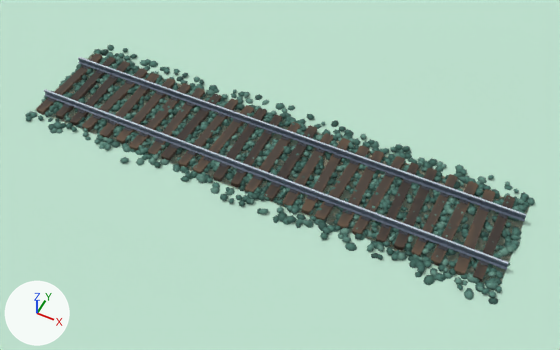
The Blender file blender/files/rail.blend as it was, and as the next commit left it.
Before and after are seen from a 50 mm lens placed at (5.96, -11.27, 13.56), pointed at (0.43, -0.21, -0.26). The lights are fixed; the arrows at lower left show +X, +Y and +Z. The first picture is the older version.

Objects in the first picture: '_ground', 'pebbles', 'rail.001', 'rail.002', 'rail_top', 'sleeper.010', 'sleeper.017', 'sleeper.018', 'sleeper.019', 'sleeper.021', 'sleeper.023', 'sleeper.024' and 21 more.
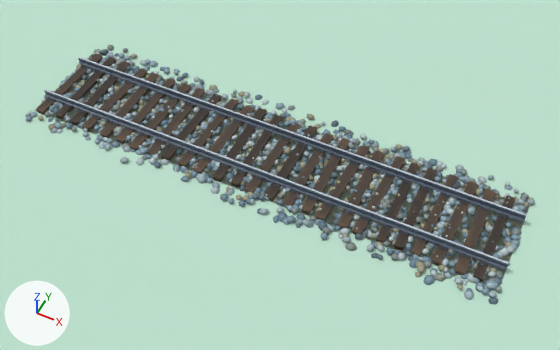
Boxes (x1, y1, x2, y2) around the edits, measured in the pictures (560 x 350 px; the box of a moved part takes in the faces that stretch with it):
'pebbles', recoloured: (25, 45, 535, 305) in both
part 2 of me_sleeper_023, moved or reshaped: before (431, 184, 478, 265); after (431, 181, 478, 266)

Diff of the bpy script that builds the scene:
```diff
--- a/blender/files/rail.blend.py
+++ b/blender/files/rail.blend.py
@@ me_pebbles @@
 me_pebbles.from_pydata(...)  # 22824 vertices, 38040 faces; spans x -6.1..6.08, y -1.8..1.84, z -0.09..0.13
 # used by ob_pebbles; parent = ob_rail; location = (0.0, 0.0, 0.0)
+# me_pebbles part 1: vertex colours changed
 me_pebbles.materials.append(mat_c_ffffff_vc)
@@ me_sleeper_023 @@
 # used by ob_sleeper_023; parent = ob_rail; location = (4.636, 0.0259, -0.02); rotation_euler = (0.0, 0.0, 1.543), in degrees (0, 0, 88)
-me_sleeper_023.from_pydata(...)  # 1081 vertices, 2157 faces; spans x -1.26..1.26, y -0.12..0.12, z -0.01..0.13
+me_sleeper_023.from_pydata(...)  # 1125 vertices, 2246 faces; spans x -1.26..1.26, y -0.12..0.12, z -0.01..0.13
+# me_sleeper_023 part 2: 9 vertices moved within x -1.07..0.88, y -0.07..0.08, z 0.12..0.13; 202 vertices removed from x -1.26..1.26, y -0.12..0.12, z 0.0..0.13; 246 vertices added at x -1.26..1.25, y -0.12..0.11, z 0.0..0.13
 me_sleeper_023.materials.append(mat_c_55493f_vc)
```
